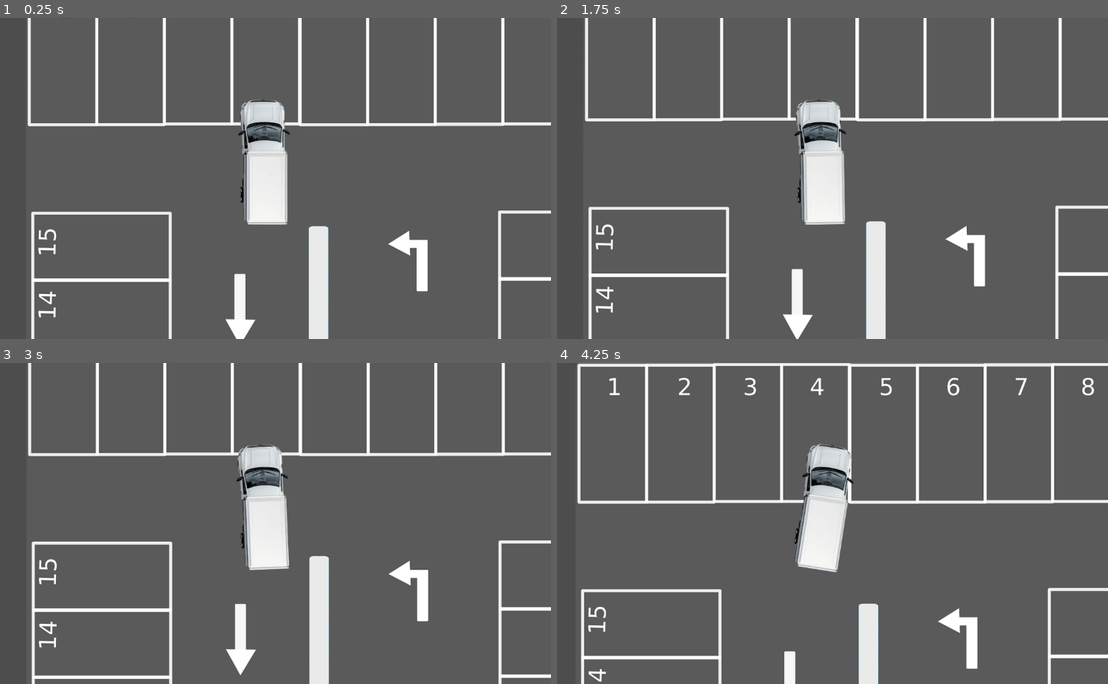
Above: before the commit, frames 1-4 (two rows, left to right).
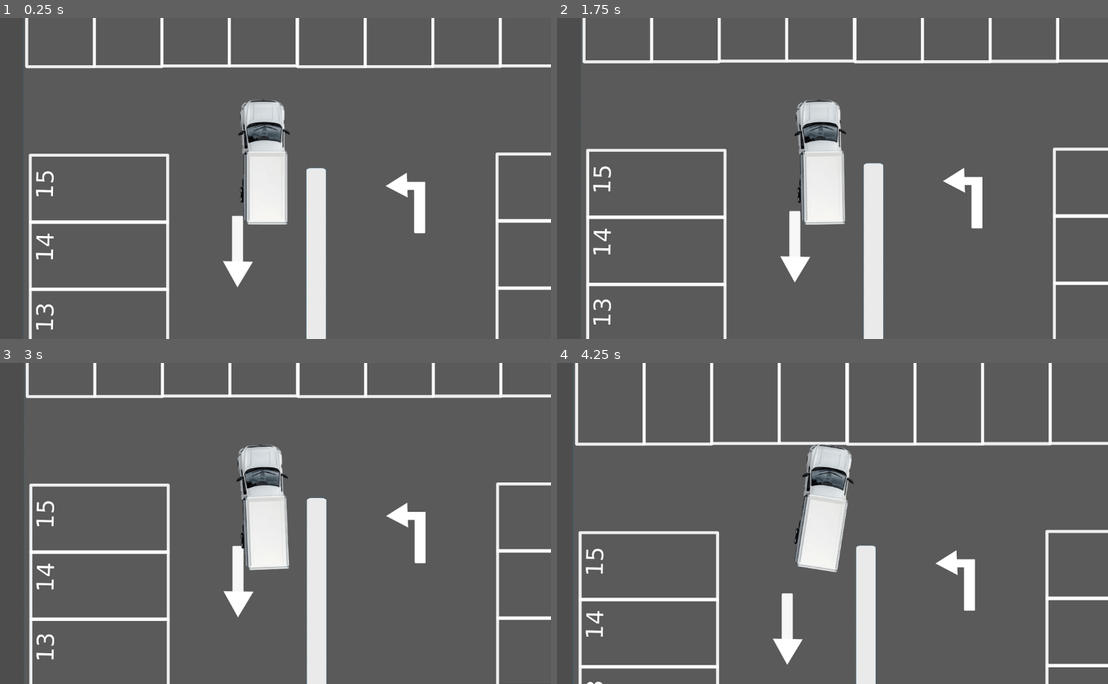
Above: after the commit, the same moments.

Repository: figonzal1/parking-mania-godot
Game: Godot game, scene res://level_1.tscn
Two runs of this game, one before a commit and one after it. Both use one fixed random seed, a clock stepped at 60 frames per second and the inputs below.
Inputs:
- Up to frame 1 (0.25 s): no input
- Up to frame 2 (1.75 s): tap Enter at 0.5 s; hold Right (ui_right) 0.53-1.28 s; tap Space at 1.25 s; hold Down (ui_down) from 1.28 s (still down)
- Up to frame 3 (3 s): release Down (ui_down) at 2.03 s; hold Right (ui_right) 2.03-2.78 s; hold Up (ui_up) from 2.78 s (still down)
- Up to frame 4 (4.25 s): release Up (ui_up) at 3.53 s; hold Left (ui_left) from 3.53 s (still down)

The runs differ from the first frame. In frame 1, 11% of the frame differs, in the area x 4-100%, y 0-100%; in frame 2, 11%; in frame 3, 11%; in frame 4, 13%, in the area x 2-100%, y 0-100%.

Commit message:
flag para el parking

Diff:
--- a/Main.tscn
+++ /dev/null
@@ -1,7 +0,0 @@
-[gd_scene load_steps=2 format=3 uid="uid://0dl4uip77ba7"]
-
-[ext_resource type="PackedScene" uid="uid://ca5qu41l8xc1h" path="res://Truck.tscn" id="1_glv2v"]
-
-[node name="Node" type="Node"]
-
-[node name="Truck" parent="." instance=ExtResource("1_glv2v")]
--- a/level_1.gd
+++ b/level_1.gd
@@ -1,13 +1,28 @@
 extends Node2D
 
-@onready var truck = $Truck
-@onready var parking_zone = $ParkingZone
+# Referencias a nodos
+@onready var truck: RigidBody2D = $Truck
+@onready var parking_zone: Area2D = $ParkingZone
+
+# Parámetros de parking
+@export var speed_threshold: float = 5.0  # velocidad máxima para considerar estacionado
+@export var angle_threshold: float = 15.0  # tolerancia de orientación en grados
 
 func _ready():
-	parking_zone.truck_path = truck.get_path()
+	# Configurar truck_path en la zona de parking
+	if parking_zone.has_method("set_truck"):
+		parking_zone.call("set_truck", truck)
+	else:
+		# Si usamos propiedad export
+		parking_zone.truck_path = truck.get_path()
+
+	# Conectar señal
 	parking_zone.connect("parked_successfully", Callable(self, "_on_parked_successfully"))
+	print("🎮 Nivel iniciado")
 
 func _on_parked_successfully():
 	print("✅ Nivel completado!")
+	# Espera 1.5 segundos antes de reiniciar nivel
 	await get_tree().create_timer(1.5).timeout
-	get_tree().reload_current_scene()  # reinicia el nivel o más adelante pasará al siguiente
+	# Reinicia el nivel (o cambiar a siguiente)
+	get_tree().reload_current_scene()
--- a/level_1.tscn
+++ b/level_1.tscn
@@ -25,4 +25,4 @@
 shape = SubResource("RectangleShape2D_hn12h")
 
 [node name="Truck" parent="." instance=ExtResource("1_3hls8")]
-position = Vector2(1219, 21)
+position = Vector2(1226, 186)
--- a/parking_zone.gd
+++ b/parking_zone.gd
@@ -11,6 +11,7 @@
 var parking_collision_shape: CollisionShape2D
 var is_truck_inside: bool = false
 var check_timer: float = 0.0
+var has_parked: bool = false
 
 func _ready():
 	if truck_path:
@@ -28,15 +29,17 @@
 func _on_body_entered(body: Node) -> void:
 	if body == truck:
 		is_truck_inside = true
+		has_parked = false  # Resetear el flag cuando entra
 		print("🚛 Camión entrando al área...")
 
 func _on_body_exited(body: Node) -> void:
 	if body == truck:
 		is_truck_inside = false
+		has_parked = false  # Resetear el flag cuando sale
 		print("🚛 Camión salió del área")
 
 func _process(delta):
-	if not is_truck_inside or not truck:
+	if not is_truck_inside or not truck or has_parked:
 		return
 
 	check_timer += delta
@@ -47,6 +50,7 @@
 
 	# Verificar si el camión está completamente dentro
 	if is_truck_completely_inside() and truck.linear_velocity.length() < speed_threshold:
+		has_parked = true  # Marcar como estacionado para evitar múltiples emisiones
 		print("🅿️ Estacionado correctamente!")
 		emit_signal("parked_successfully")
 
@@ -54,22 +58,17 @@
 	if not truck_collision_shape or not parking_collision_shape:
 		return false
 
-	# Obtener las formas y transformaciones
 	var truck_shape = truck_collision_shape.shape as RectangleShape2D
 	var parking_shape = parking_collision_shape.shape as RectangleShape2D
 
 	if not truck_shape or not parking_shape:
 		return false
 
-	# Obtener las transformaciones globales
-	var truck_transform = truck.global_transform * truck_collision_shape.transform
-	var parking_transform = global_transform * parking_collision_shape.transform
-
-	# Obtener los tamaños
 	var truck_size = truck_shape.size
 	var parking_size = parking_shape.size
 
-	# Calcular las esquinas del camión (rotadas)
+	# Obtener las esquinas del camión en global
+	var truck_transform = truck.global_transform * truck_collision_shape.transform
 	var truck_corners = [
 		truck_transform * Vector2(-truck_size.x/2, -truck_size.y/2),
 		truck_transform * Vector2(truck_size.x/2, -truck_size.y/2),
@@ -77,16 +76,15 @@
 		truck_transform * Vector2(-truck_size.x/2, truck_size.y/2)
 	]
 
-	# Calcular el rectángulo del parking
-	var parking_center = parking_transform.origin
-	var parking_rect = Rect2(
-		parking_center - parking_size / 2,
-		parking_size
-	)
-
-	# Verificar si todas las esquinas del camión están dentro del rectángulo de parking
+	# Transformar las esquinas a coordenadas locales del parking
+	var parking_inv = parking_collision_shape.global_transform.affine_inverse()
 	for corner in truck_corners:
-		if not parking_rect.has_point(corner):
+		var local_point = parking_inv * corner
+		# Recta centrada en 0
+		var half_size = parking_size / 2
+		if local_point.x < -half_size.x or local_point.x > half_size.x:
+			return false
+		if local_point.y < -half_size.y or local_point.y > half_size.y:
 			return false
 
 	return true
